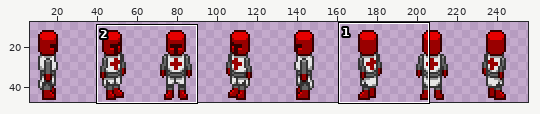
A sprite sheet gets an edit: char/shield/idle.png. Above, an overview of the earlier version with the close-up marked.
Close-up. Before the commit:
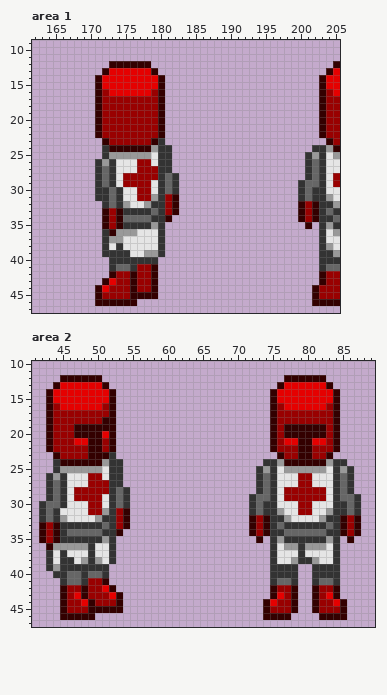
The file is 256x48 pixels. Shown: area 1: x 162..205, y 9..47; area 2: x 41..89, y 10..47. The wide view leaves out empty margins. The commit also changed other parts of the picture, which this record leaves out.
Once edited:
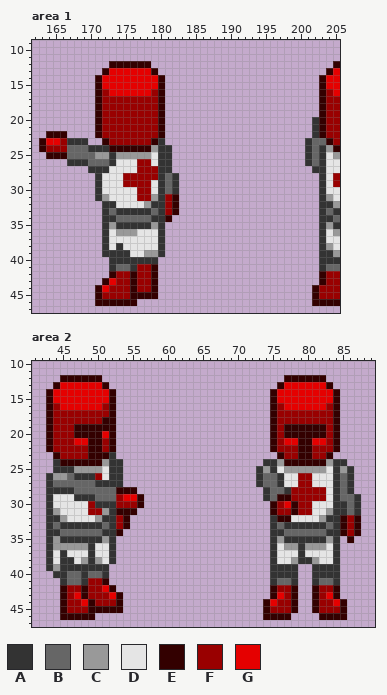
Palette (. is transparent): A #333333  B #666666  C #999999  D #e5e5e5  E #330000  F #990000  G #e50000
The exact change:
Changed rows in their new state; - is an unchanged pixel.
Area 1:
first column x 163:
20 ---------------------------------------A-
21 ---------------------------------------A-
22 -EEE-----------------------------------A-
23 EGGFAAA-------------------------------ABB
24 EFFFBBBAA-----------------------------AB-
25 -EEEBBBBCCA----------------------------B-
26 ----AAABBB-------------------------------
27 -------A-AD---------------------------.A-
28 ---------DD---------------------------..-
29 ---------DD--------------------------...-
30 ---------DDD-------------------------...-
31 ---------CDD-------------------------...-
32 ----------ADD------------------------...-
33 ---------ABA-------------------------...-
34 ---------AAB-------------------------...-
35 ---------ACA--------------------------.--
36 ----------D------------------------------
37 ----------DD-----------------------------
Area 2:
first column x 42:
25 ---AA--------------------------------
26 ---CBAAA-------------------------BA--
27 ---BBBBBAA-----------------------BA--
28 --A-ABBBBBBEEE-----------------.ABBA-
29 --DD-AAABBBFGGE---------------..ABEE-
30 .ADD----AA-FFFE---------------...EFGE
31 .AC--------E-E----------------...EFFE
32 .A----------------------------...-EE-
33 .AB---------------------------...----
34 .AAB--------------------------...----
35 .AC----------------------------.-----
36 -A-----------------------------------
